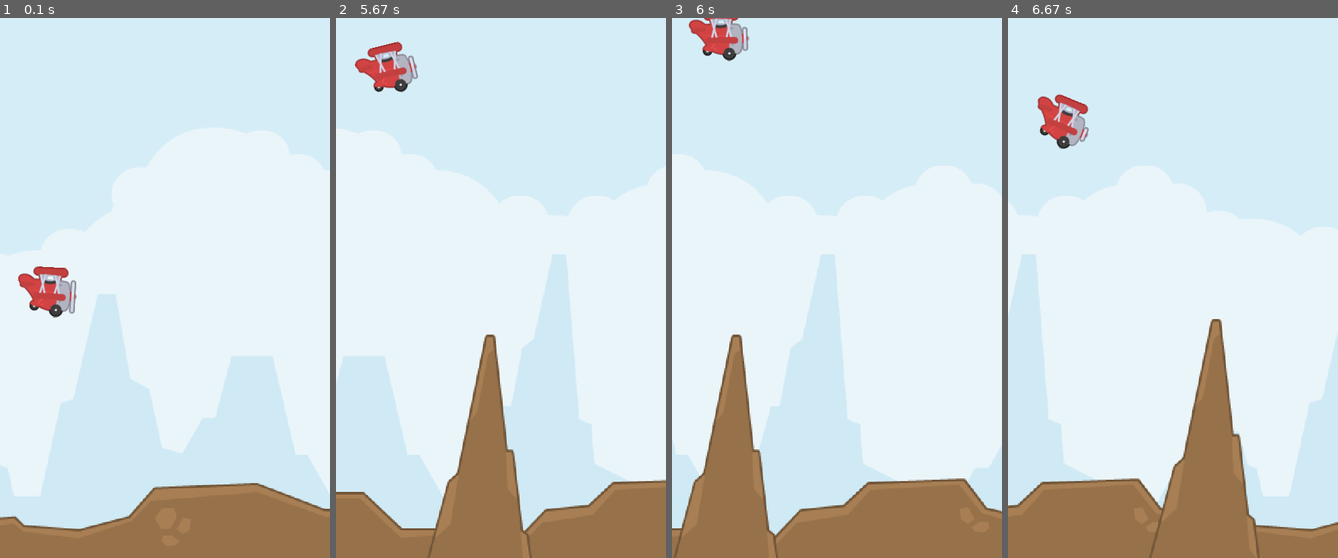
Above: before the commit, frames 1-4 (left to right).
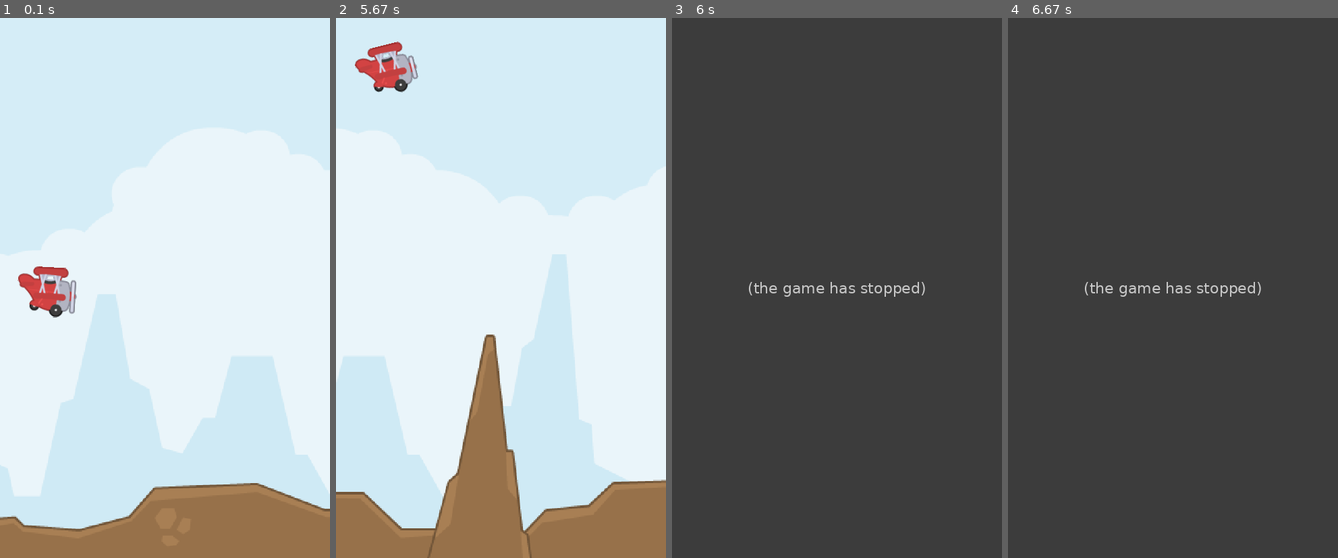
Above: after the commit, the same moments.

Repository: brccabral/Python_Pygame_SideScroller
Game: pygame game, started from code/main.py
The game is run twice, just before and just after one commit, with the same random seed, the same clock (stepped at 60 frames per second) and the same inputs.
Inputs (mouse positions are in pixels of both pictures, inside the frame that each line leads up to):
- Up to frame 1 (0.1 s): no input
- Up to frame 2 (5.67 s): click (501, 288) at 0.38 s; click (504, 325) at 0.72 s; click (398, 207) at 1.05 s; click (484, 428) at 2.38 s; click (586, 239) at 3.72 s; click (405, 185) at 5.05 s; click (514, 266) at 5.38 s
- Up to frame 3 (6 s): no input
- Up to frame 4 (6.67 s): no input

Frames 1-2 are identical in both runs. In frame 3, 100% of the frame differs, in the area x 0-100%, y 0-100%; in frame 4, 100%.
After the commit the program exited at 5.82 s; later frames show no game.

Commit message:
plane collides with top of screen

Diff:
--- a/code/main.py
+++ b/code/main.py
@@ -39,7 +39,7 @@
             self.collision_sprites,
             dokill=False,
             collided=pygame.sprite.collide_mask,
-        ):
+        ) or self.plane.rect.top <= 0:
             pygame.quit()
             sys.exit()
 
